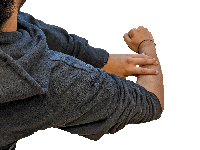
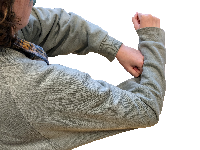
Layered file, before and after one edit (200 × 150). Changes by layer:
added layer "Vi" above "Madhav" over left=0, top=0, right=166, bottom=150
hid "Madhav" over left=0, top=0, right=164, bottom=150
